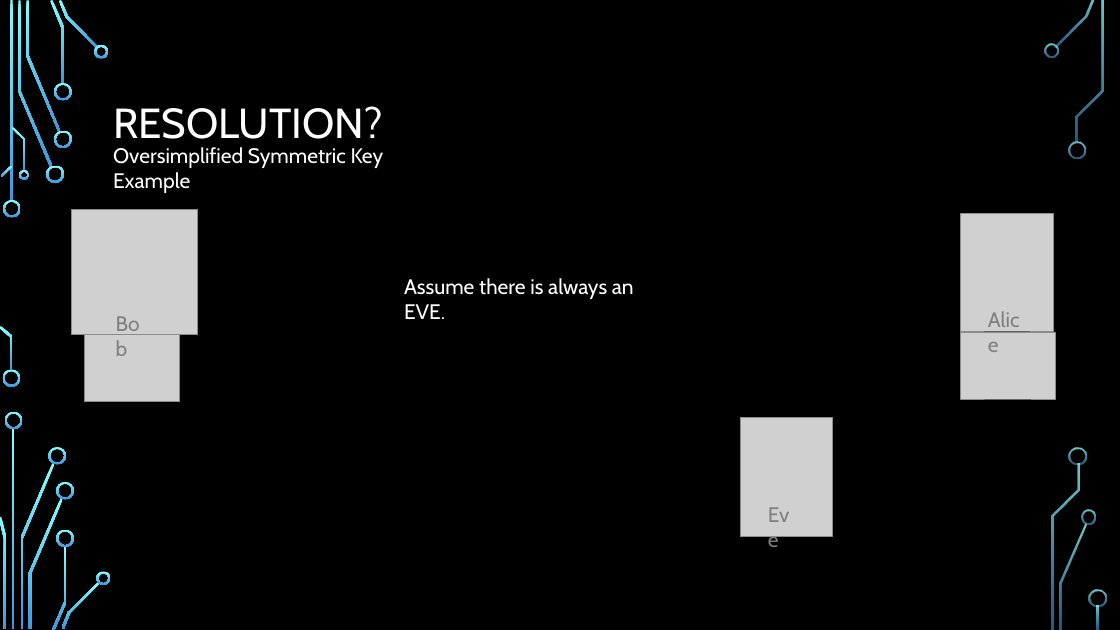
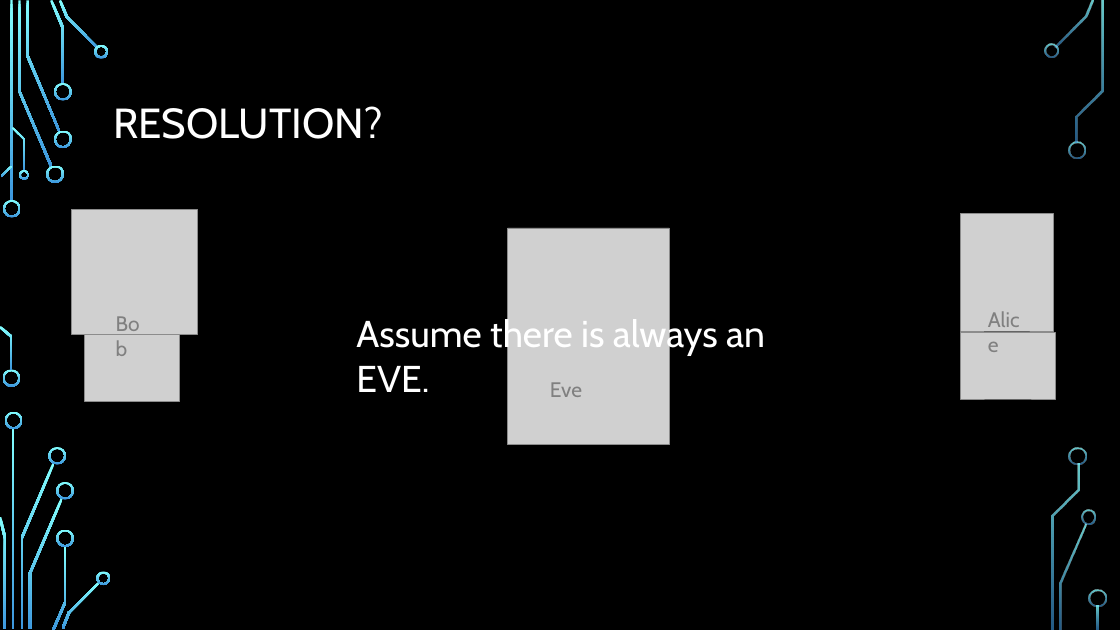
Before and after one commit to rugbyprof/4663-Cryptography, a slide deck: slide 8 of Assignments/A08/4663_Encryption_Layer_Project.pptx. Drawn at 1120x630 pixels with LibreOffice and Linux fonts; fonts in the diff are those of the drawing; grey boxes stand for pictures; background and template pictures are left out. Boxes give left, top, right and bottom in pixels: in the first picture for what was removed or moved away, otherwise in the second. Text is boxed around its words. In the diff, an @@ line names an element or a change of style, - is before the commit and + after.

```diff
--- a/Assignments/A08/4663_Encryption_Layer_Project.pptx
+++ b/Assignments/A08/4663_Encryption_Layer_Project.pptx
@@ text removed at (113, 147, 384, 193) @@
-Oversimplified Symmetric Key Example
@@ picture: place and size @@
-picture at (740, 418, 832, 537)
+picture at (507, 228, 670, 444)
@@ text "Assume there is always an ...": place and size @@
-text "Assume there is always an ..." at (404, 278, 634, 319)
+text "Assume there is always an ..." at (356, 316, 765, 392)
@@ text "Assume there is always an ..." at (356, 316, 765, 392): size 18 to 32 pt @@
@@ text "Eve" rewrapped from (760, 497, 805, 531) to (550, 382, 582, 397) @@
```
Also in this commit, not shown: 8 other slides changed, 8 slides added, 2 slides removed, 7 other files.
